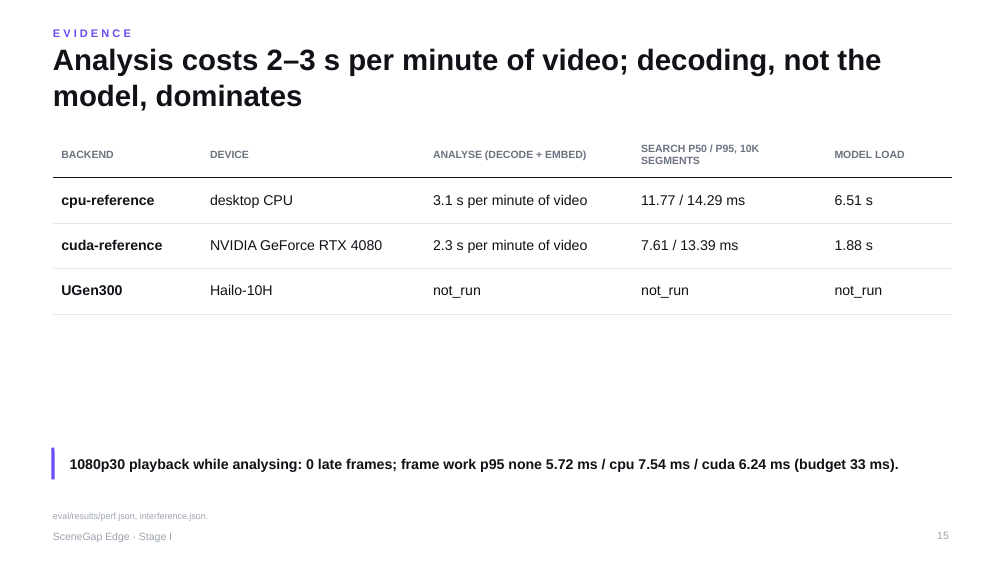
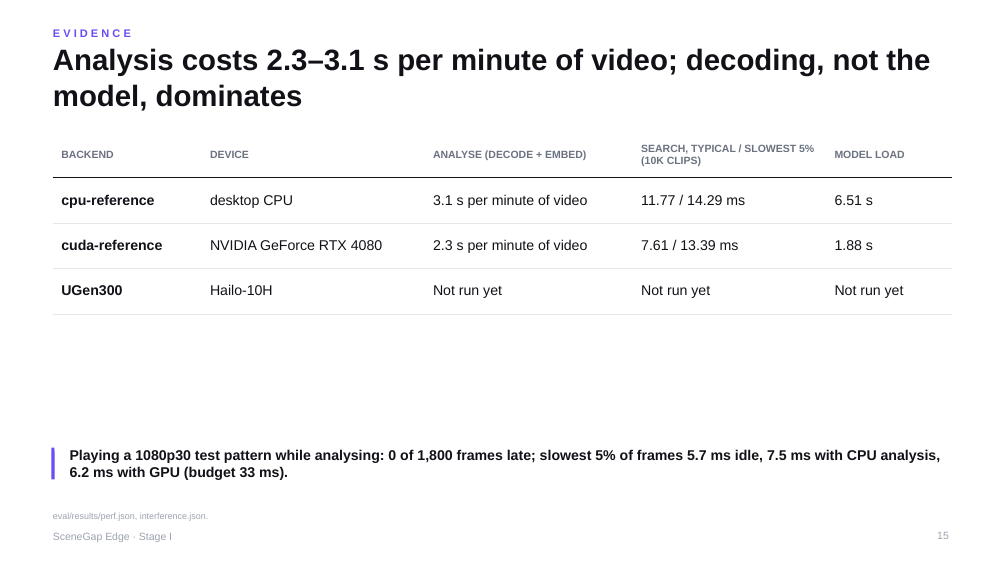
Before and after one commit to yu9bryan/scenegap-edge, a slide deck: slide 15 of docs/deck/SceneGapEdge_StageI_Proposal.pptx. Drawn at 1008x567 pixels with LibreOffice and Linux fonts; fonts in the diff are those of the drawing. Boxes give left, top, right and bottom in pixels: in the first picture for what was removed or moved away, otherwise in the second. Text is boxed around its words. In the diff, an @@ line names an element or a change of style, - is before the commit and + after.

```diff
--- a/docs/deck/SceneGapEdge_StageI_Proposal.pptx
+++ b/docs/deck/SceneGapEdge_StageI_Proposal.pptx
@@ title at (53,48,930,111): text changed @@
-Analysis costs 2–3 s per minute of video; decoding, not the model, dominates
+Analysis costs 2.3–3.1 s per minute of video; decoding, not the model, dominates
@@ table at (53,132,953,302) @@
-row 1, column 4: SEARCH P50 / P95, 10K SEGMENTS
+row 1, column 4: SEARCH, TYPICAL / SLOWEST 5% (10K CLIPS)
-row 4: UGen300 | Hailo-10H | not_run | not_run | not_run
+row 4: UGen300 | Hailo-10H | Not run yet | Not run yet | Not run yet
@@ text at (70,449,941,480): text changed @@
-1080p30 playback while analysing: 0 late frames; frame work p95 none 5.72 ms / cpu 7.54 ms / cuda 6.24 ms (budget 33 ms).
+Playing a 1080p30 test pattern while analysing: 0 of 1,800 frames late; slowest 5% of frames 5.7 ms idle, 7.5 ms with CPU analysis, 6.2 ms with GPU (budget 33 ms).
```
Also in this commit, not shown: 22 other slides changed, 1 slide added, 3 other files.
